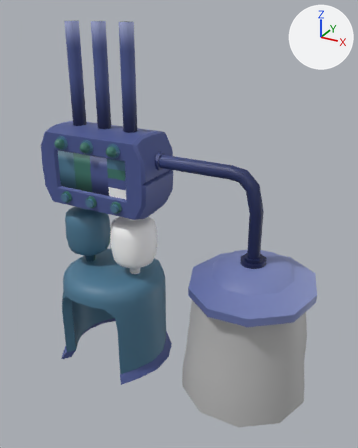
What one commit did to the FBX model sigj-2018-unity/Assets/Game/Models/Env/CloneMachine.fbx.
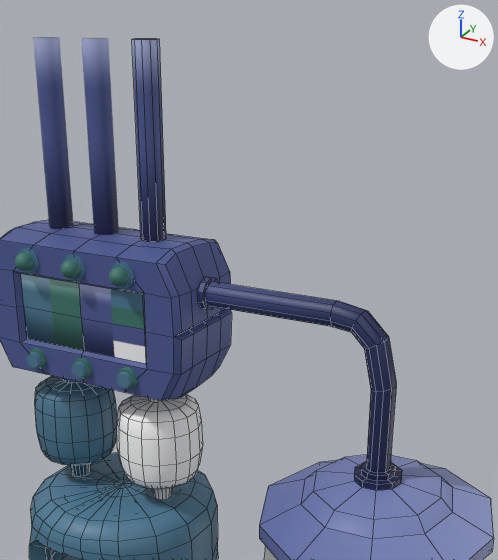
Old and new are each drawn whole from a camera (50 mm lens) standing at (-0.0584, -0.1738, 0.1491) and looking at (-0.1541, 0.0001, 0.0621) and again close up on the part from 13% to 89% of the width and 0% to 69% of the height. Every picture has the same lights, and +X, +Y and +Z are marked at upper right. The close-ups show mesh edges as thin lines. Where no turn or scale is listed for an object, it has been applied to the vertices.
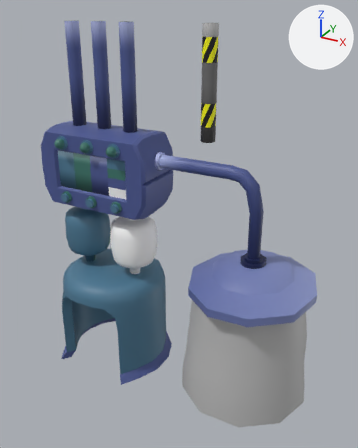
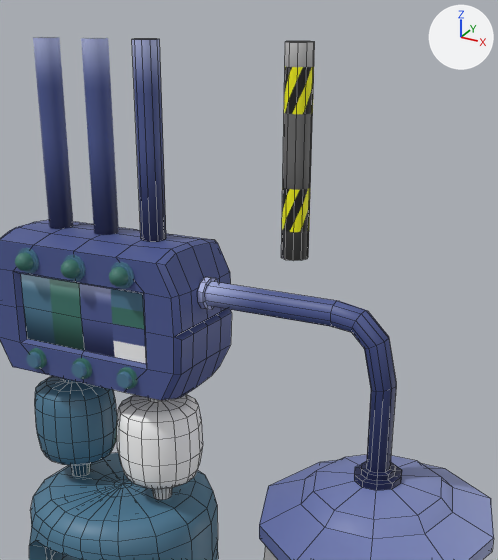
Where the change shows, as pixel boxes [x1, y1, x2, y2] in the close-ups (498 x 560 px):
'polySurface41', added: after [281, 41, 315, 261]
part 1 of me_mesh_002, surface changed: [198, 277, 396, 428] in both

Patch to the scene script:
```diff
--- a/sigj-2018-unity/Assets/Game/Models/Env/CloneMachine.fbx.py
+++ b/sigj-2018-unity/Assets/Game/Models/Env/CloneMachine.fbx.py
@@ img_potionmakingbit_tga @@
+img_potionmakingbit_tga = load_image('PotionMakingBit.tga', '../../Textures/PotionMakingBit.tga', 512, 512, 'sRGB')
@@ mat_lambert10 @@
+mat_lambert10 = principled_material('lambert10')
+mat_lambert10.texture = img_potionmakingbit_tga  # with its transparency
@@ me_mesh_002 @@
 # used by ob_polysurface17; location = (-0.1636, 0.0002, 0.088)
-me_mesh_002.from_pydata(...)  # 120 vertices, 110 faces; spans x 0.0..0.0499, y -0.0057..0.0057, z -0.0359..0.005
+me_mesh_002.from_pydata(...)  # 121 vertices, 120 faces; spans x 0.0..0.0499, y -0.0057..0.0057, z -0.0359..0.005
+# me_mesh_002 part 1: 110 kept faces spanning x 0.0..0.0499, y -0.0057..0.0057, z -0.0359..0.005 get new texture (UV) coordinates
 me_mesh_002.materials.append(mat_lambert2)
@@ me_mesh_019_1 @@
+me_mesh_019_1.from_pydata(...)  # 21 vertices, 15 faces; spans x -0.003..0.003, y -0.0028..0.0028, z 0.0..0.0431
+me_mesh_019_1.materials.append(mat_lambert10)  # picture img_potionmakingbit_tga
@@ ob_polysurface41 @@
+ob_polysurface41 = bpy.data.objects.new('polySurface41', me_mesh_019_1)
+ob_polysurface41.location = (-0.141, 0.0, 0.1004)
```
